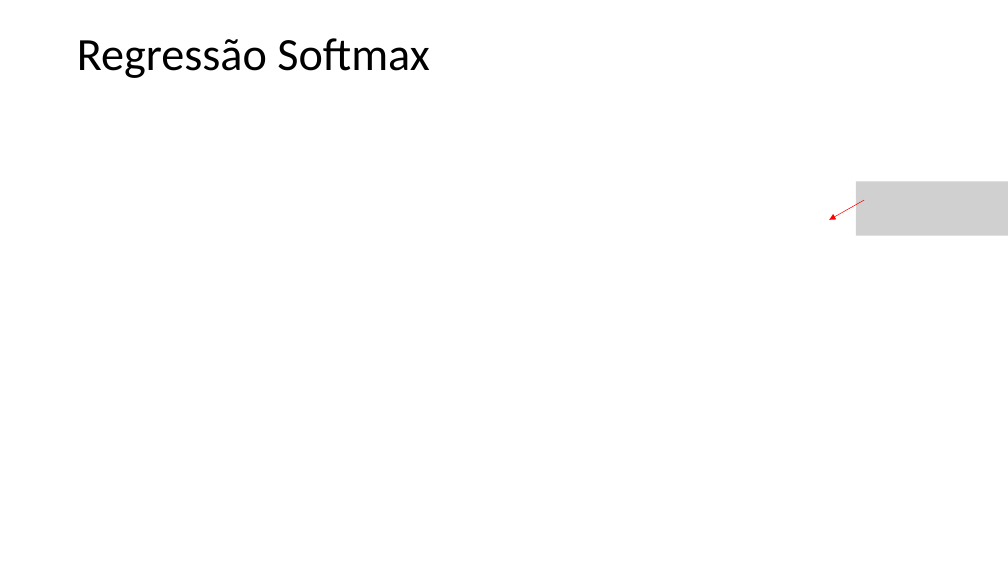
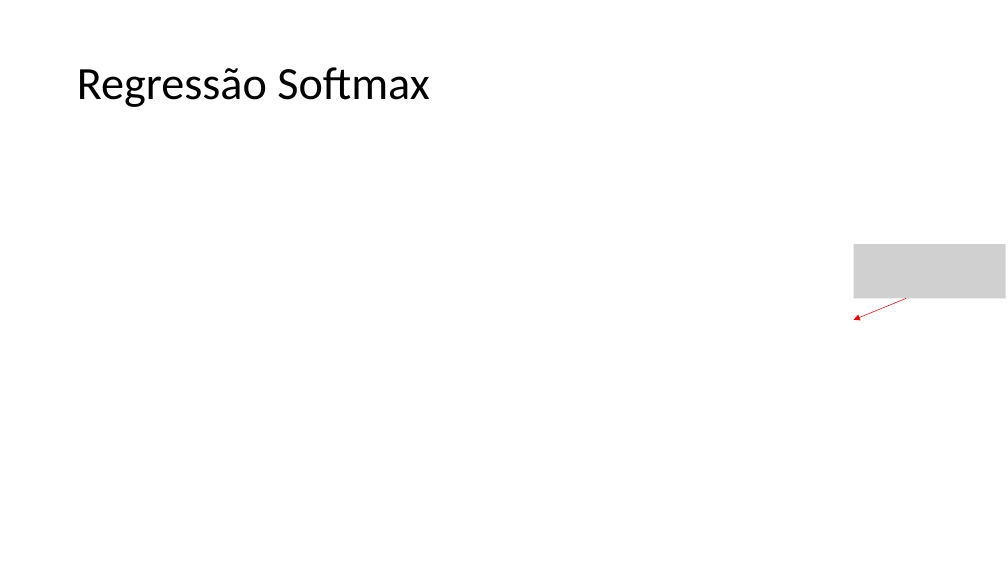
Before and after one commit to zz4fap/t320_aprendizado_de_maquina, a slide deck: slide 10 of slides/T320_Classificação (Parte IV).pptx. Drawn at 1008x567 pixels with LibreOffice and Linux fonts; fonts in the diff are those of the drawing; grey boxes stand for pictures. Boxes give left, top, right and bottom in pixels: in the first picture for what was removed or moved away, otherwise in the second. Text is boxed around its words. In the diff, an @@ line names an element or a change of style, - is before the commit and + after.

```diff
--- a/slides/T320_Classificação (Parte IV).pptx
+++ b/slides/T320_Classificação (Parte IV).pptx
@@ title "Regressão Softmax": place and size @@
-title "Regressão Softmax" at (77, 38, 430, 78)
+title "Regressão Softmax" at (77, 67, 430, 107)
@@ picture removed at (856, 181, 1008, 236) @@
@@ picture added at (854, 244, 1006, 299) @@
@@ arrow moved from (864, 200) - (830, 220) to (907, 299) - (854, 320) @@
```
Also in this commit, not shown: 4 other slides changed, 2 slides added, 5 other files.
